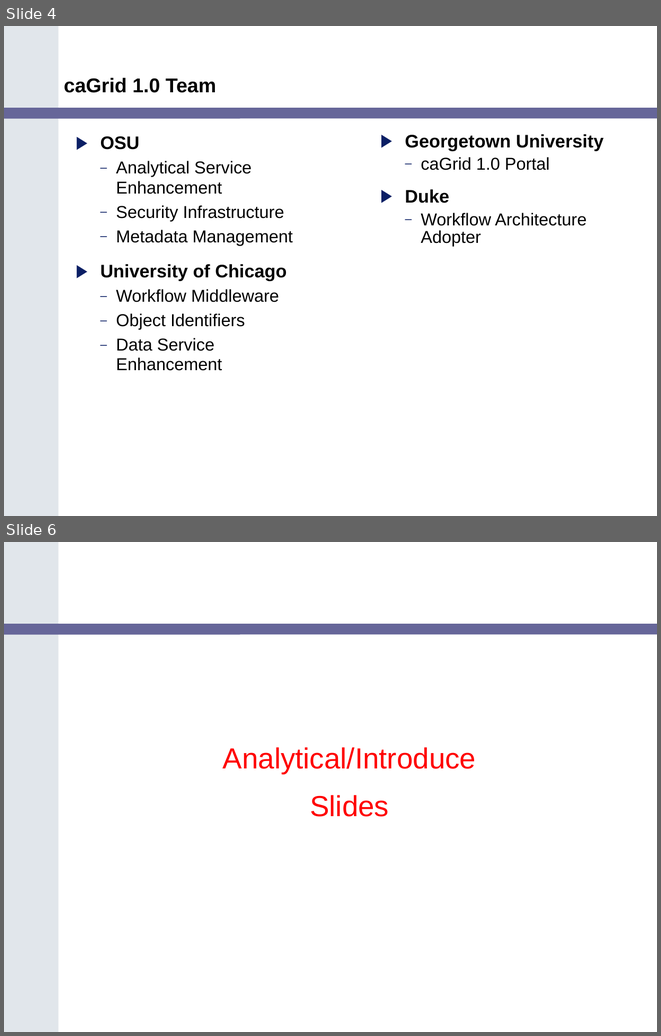
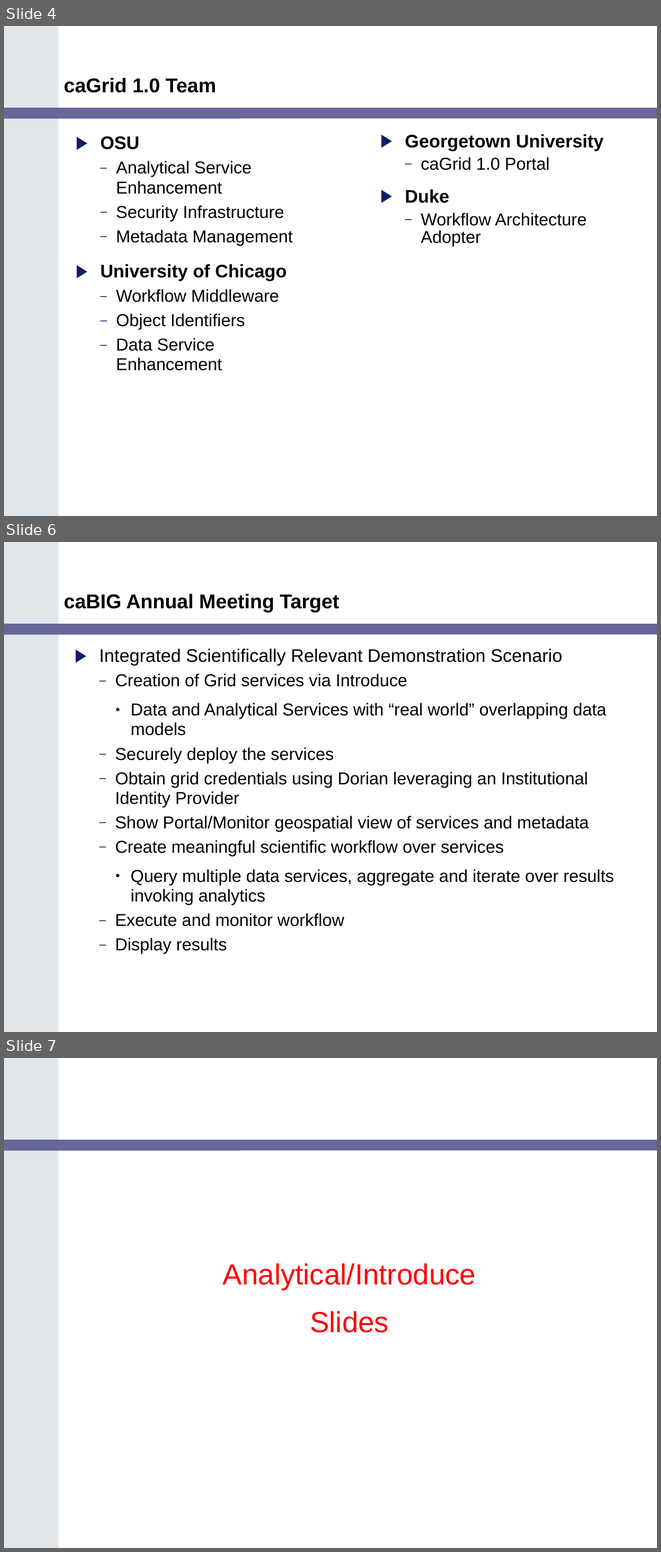
Before and after one commit to NCIP/cagrid-portal, a slide deck: cagrid-1-0/Documentation/presentations/caGrid_Update_Arch_VCDE_Feb1.ppt. Shown one above the other, each under a label of ours: slides 4 and 6 before the commit, slides 4, 6 and 7 after it; the slides between them are not shown. The pictures are 661x1036 and 661x1552 pixels, drawn with LibreOffice and Linux fonts; fonts in the diff are those of the drawing; background and template pictures are left out. Boxes give left, top, right and bottom in pixels: in the first picture for what was removed or moved away, otherwise in the second. Text is boxed around its words. In the diff, an @@ line names an element or a change of style, - is before the commit and + after.

```diff
--- a/cagrid-1-0/Documentation/presentations/caGrid_Update_Arch_VCDE_Feb1.ppt
+++ b/cagrid-1-0/Documentation/presentations/caGrid_Update_Arch_VCDE_Feb1.ppt
@@ slide 6 added at (4,542,657,1032), background #FFFFFF; not listed: 2 template elements that a slide beside it also shows @@
@@ title added at (64,593,339,612), 22 pt, text #000000, bold @@
+caBIG Annual Meeting Target
@@ text added at (99,649,614,953), 19 pt, text #000000 @@
+▶ Integrated Scientifically Relevant Demonstration Scenario
+  – Creation of Grid services via Introduce
+    • Data and Analytical Services with “real world” overlapping data models
+  – Securely deploy the services
+  – Obtain grid credentials using Dorian leveraging an Institutional Identity Provider
+  – Show Portal/Monitor geospatial view of services and metadata
+  – Create meaningful scientific workflow over services
+    • Query multiple data services, aggregate and iterate over results invoking analytics
+  – Execute and monitor workflow
+  – Display results
@@ what was slide 6 is now slide 7 @@
```
Also in this commit, not shown: 2 slides changed, 1 other slide added, 1 slide removed, 1 other file.
